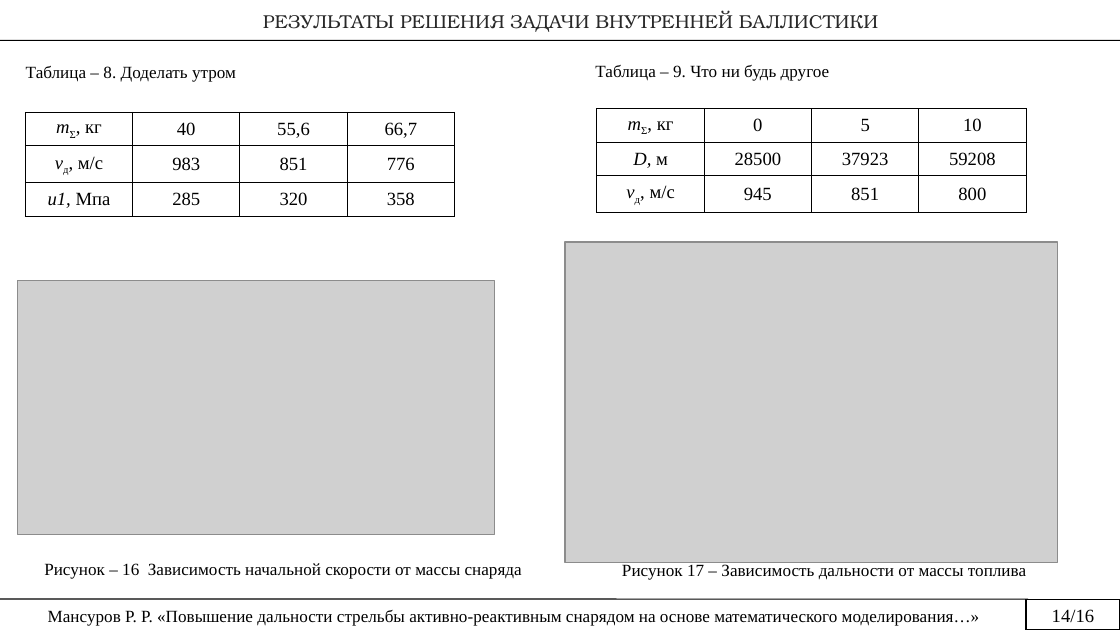
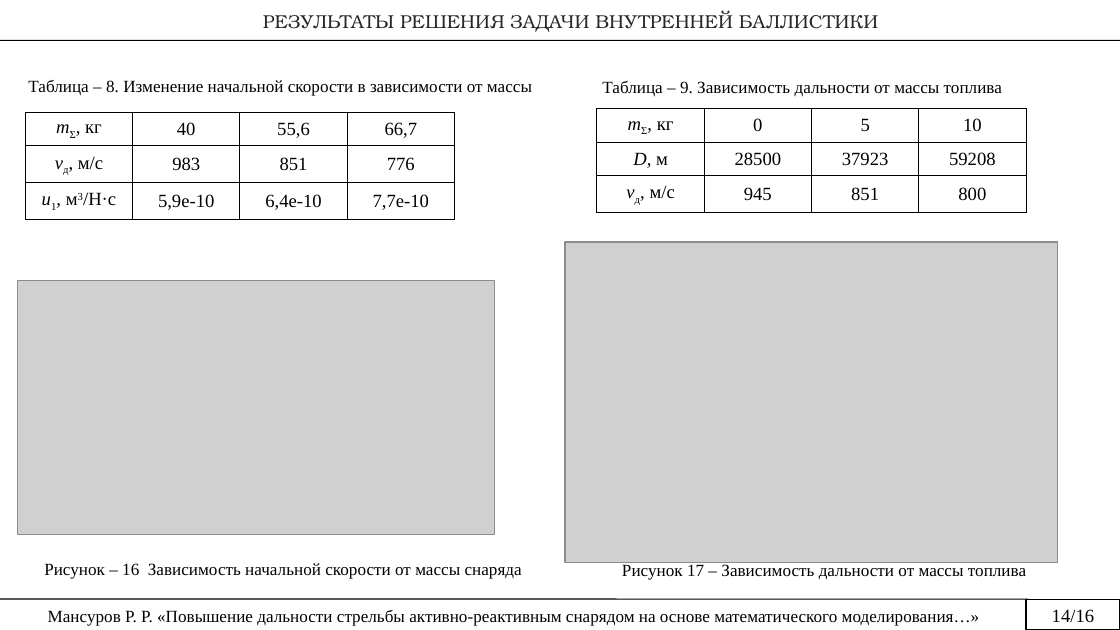
Before and after one commit to rustam-mansurov/cats, a slide deck: slide 14 of Диссертация/Мансуров Презентация.pptx. Drawn at 1120x630 pixels with LibreOffice and Linux fonts; fonts in the diff are those of the drawing; grey boxes stand for pictures. Boxes give left, top, right and bottom in pixels: in the first picture for what was removed or moved away, otherwise in the second. Text is boxed around its words. In the diff, an @@ line names an element or a change of style, - is before the commit and + after.

```diff
--- a/Диссертация/Мансуров Презентация.pptx
+++ b/Диссертация/Мансуров Презентация.pptx
@@ text at (28,80,532,96): text changed @@
-Таблица – 8. Доделать утром
+Таблица – 8. Изменение начальной скорости в зависимости от массы
@@ text at (602,81,1002,97): text changed @@
-Таблица – 9. Что ни будь другое
+Таблица – 9. Зависимость дальности от массы топлива
@@ table at (26,112,456,214) @@
-row 3: u1, Мпа | 285 | 320 | 358
+row 3: u1, м3/Н·с | 5,9e-10 | 6,4e-10 | 7,7e-10
```
Also in this commit, not shown: 2 other slides changed, 3 other files.
